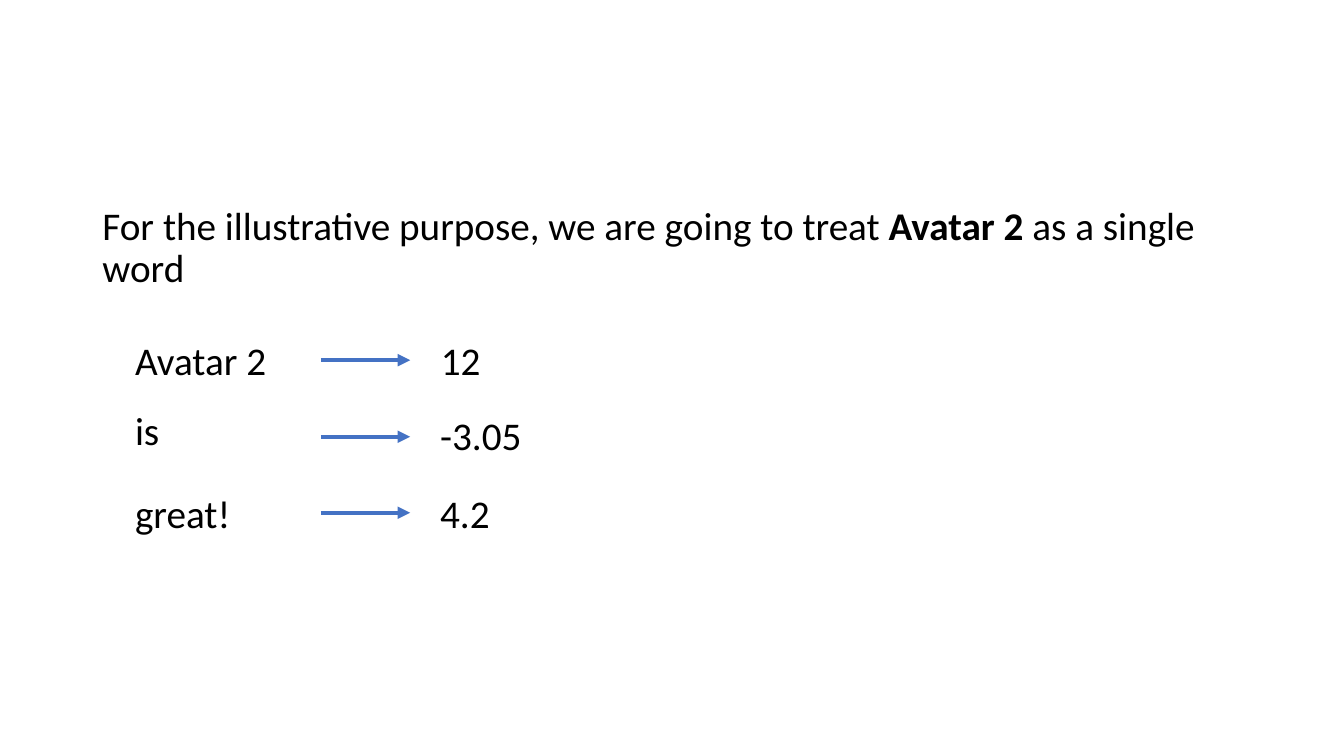
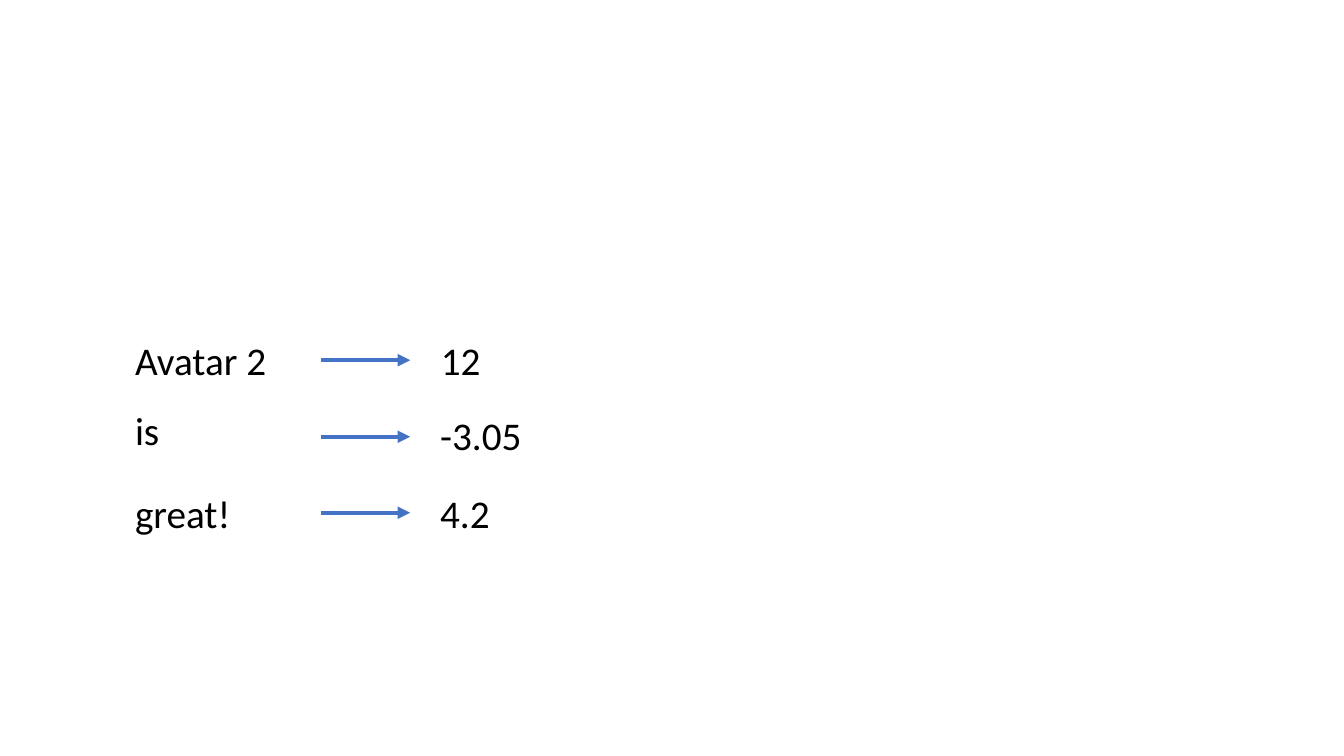
Before and after one commit to YeabinMoonEcon/BUS211, a slide deck: slide 12 of BUS243_NLP/lecture_notes/Lecture6_2.pptx (slide 3 before the commit). Drawn at 1344x756 pixels with LibreOffice and Linux fonts; fonts in the diff are those of the drawing. Boxes give left, top, right and bottom in pixels: in the first picture for what was removed or moved away, otherwise in the second. Text is boxed around its words. In the diff, an @@ line names an element or a change of style, - is before the commit and + after.

```diff
--- a/BUS243_NLP/lecture_notes/Lecture6_2.pptx
+++ b/BUS243_NLP/lecture_notes/Lecture6_2.pptx
@@ text removed at (102,212,1195,283) @@
-For the illustrative purpose, we are going to treat Avatar 2 as a single word
```
Also in this commit, not shown: 4 other slides changed, 10 slides added, 1 slide removed, 4 other files.
